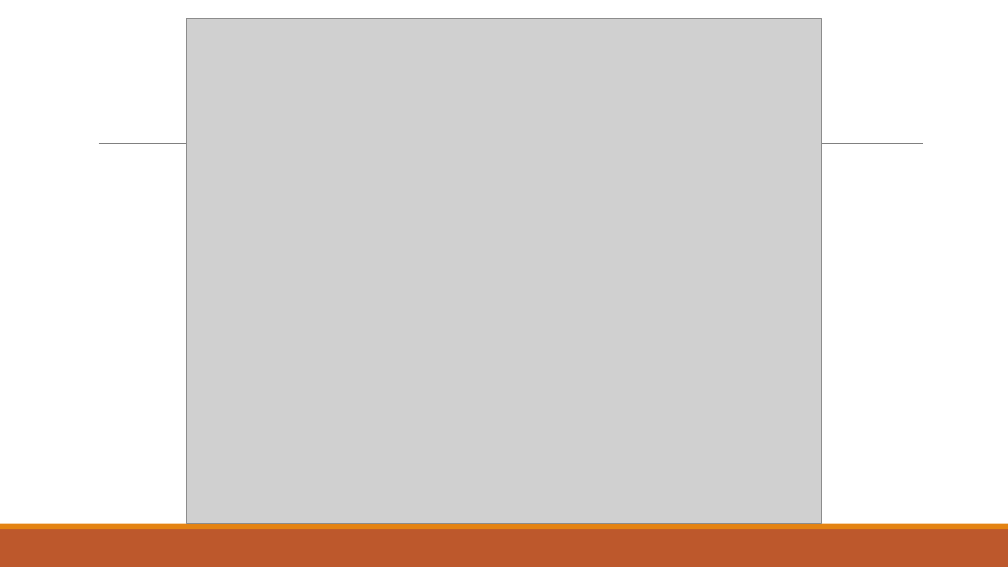
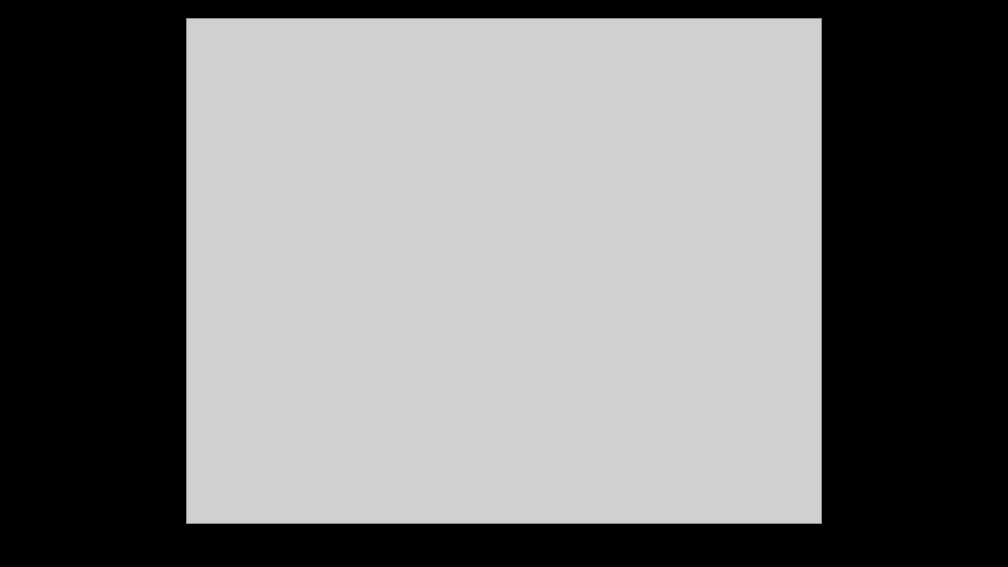
Before and after one commit to hmheng/CosmosDBSPDemo, a slide deck: slide 2 of CosmosDBSPDemo.pptx. Drawn at 1008x567 pixels with LibreOffice and Linux fonts; fonts in the diff are those of the drawing; grey boxes stand for pictures. Boxes give left, top, right and bottom in pixels: in the first picture for what was removed or moved away, otherwise in the second. Text is boxed around its words. In the diff, an @@ line names an element or a change of style, - is before the commit and + after.

Commit message:
190226 update slide 2

```diff
--- a/CosmosDBSPDemo.pptx
+++ b/CosmosDBSPDemo.pptx
@@ background #FFFFFF to #000000 @@
@@ line removed from (99, 144) to (923, 144) @@
@@ rectangle removed at box(0, 529, 1008, 567) @@
@@ rectangle removed at box(0, 524, 1008, 529) @@
```
Also in this commit, not shown: 3 other slides changed, 1 slide added.
